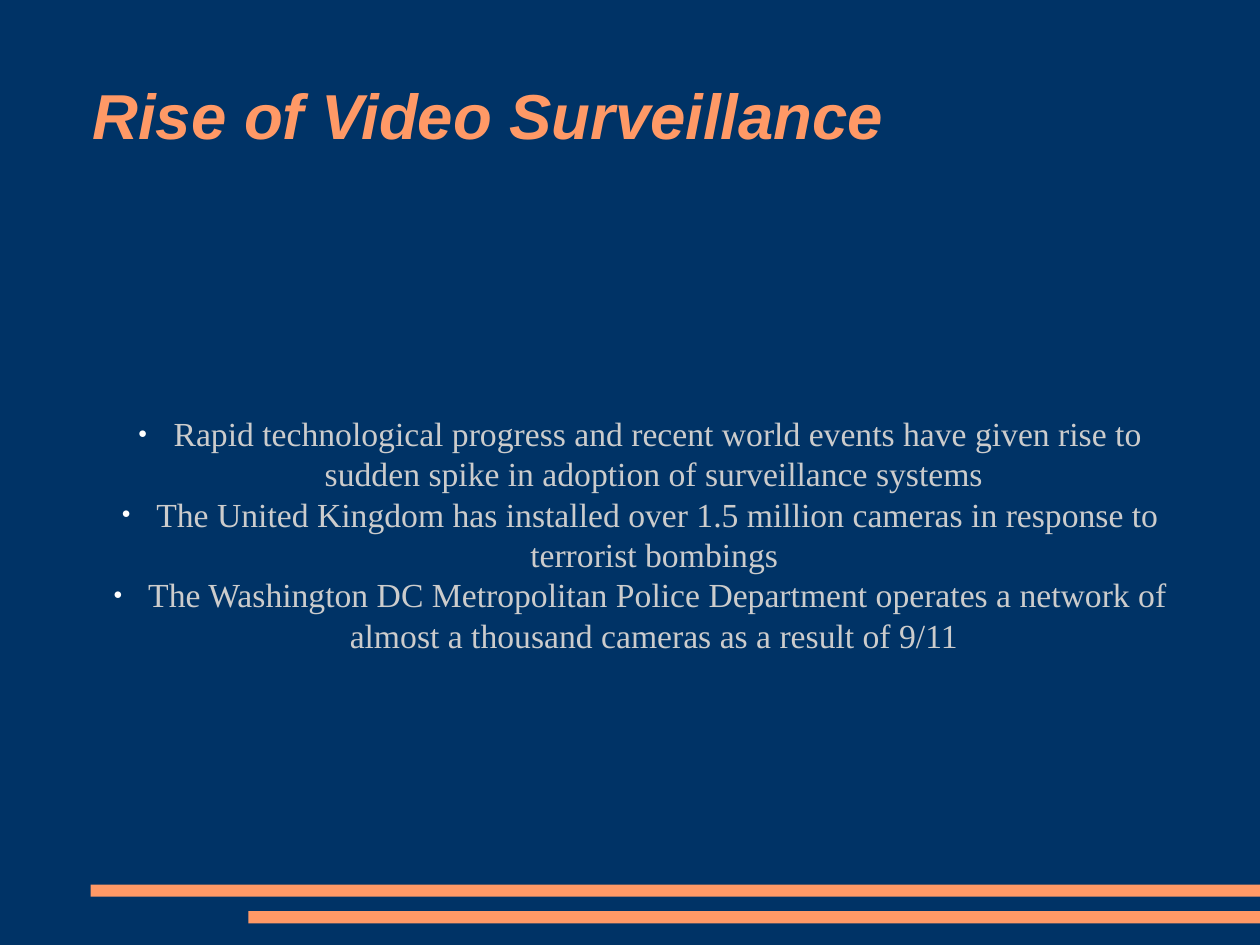
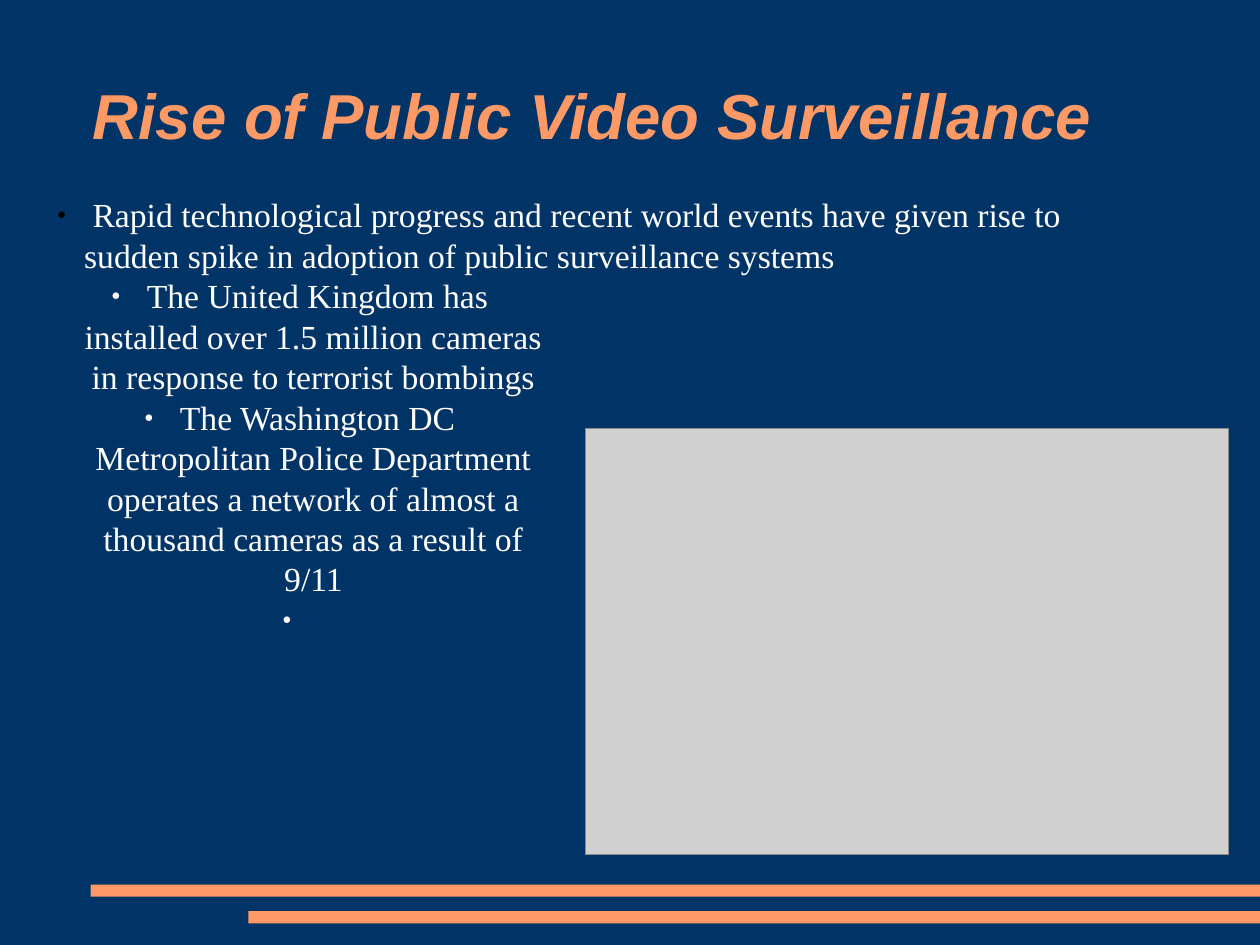
Before and after one commit to kisohag13/cshirk, a slide deck: slide 2 of image_processing/trunk/final_project/presentation.odp. Drawn at 1260x945 pixels with LibreOffice and Linux fonts; fonts in the diff are those of the drawing; grey boxes stand for pictures. Boxes give left, top, right and bottom in pixels: in the first picture for what was removed or moved away, otherwise in the second. Text is boxed around its words. In the diff, an @@ line names an element or a change of style, - is before the commit and + after.

```diff
--- a/image_processing/trunk/final_project/presentation.odp
+++ b/image_processing/trunk/final_project/presentation.odp
@@ title at bbox=[93, 93, 1091, 140]: text changed @@
-Rise of Video Surveillance
+Rise of Public Video Surveillance
@@ subtitle added at bbox=[84, 203, 1060, 274], 21.2 pt, text #FFFFFF @@
+● Rapid technological progress and recent world events have given rise to sudden spike in adoption of public surveillance systems
@@ text "The United Kingdom has installed ...": place and size @@
-text "The United Kingdom has installed ..." at bbox=[148, 422, 1166, 649]
+text "The United Kingdom has installed ..." at bbox=[85, 284, 541, 592]
@@ text "The United Kingdom has installed ..." at bbox=[85, 284, 541, 592]: text colour #CCCCCC to #FFFFFF @@
@@ text at bbox=[174, 422, 1141, 493]: paragraph removed @@
-● Rapid technological progress and recent world events have given rise to sudden spike in adoption of surveillance systems
@@ picture added at bbox=[585, 429, 1229, 855] @@
```
Also in this commit, not shown: 2 other slides changed, 4 slides added.
